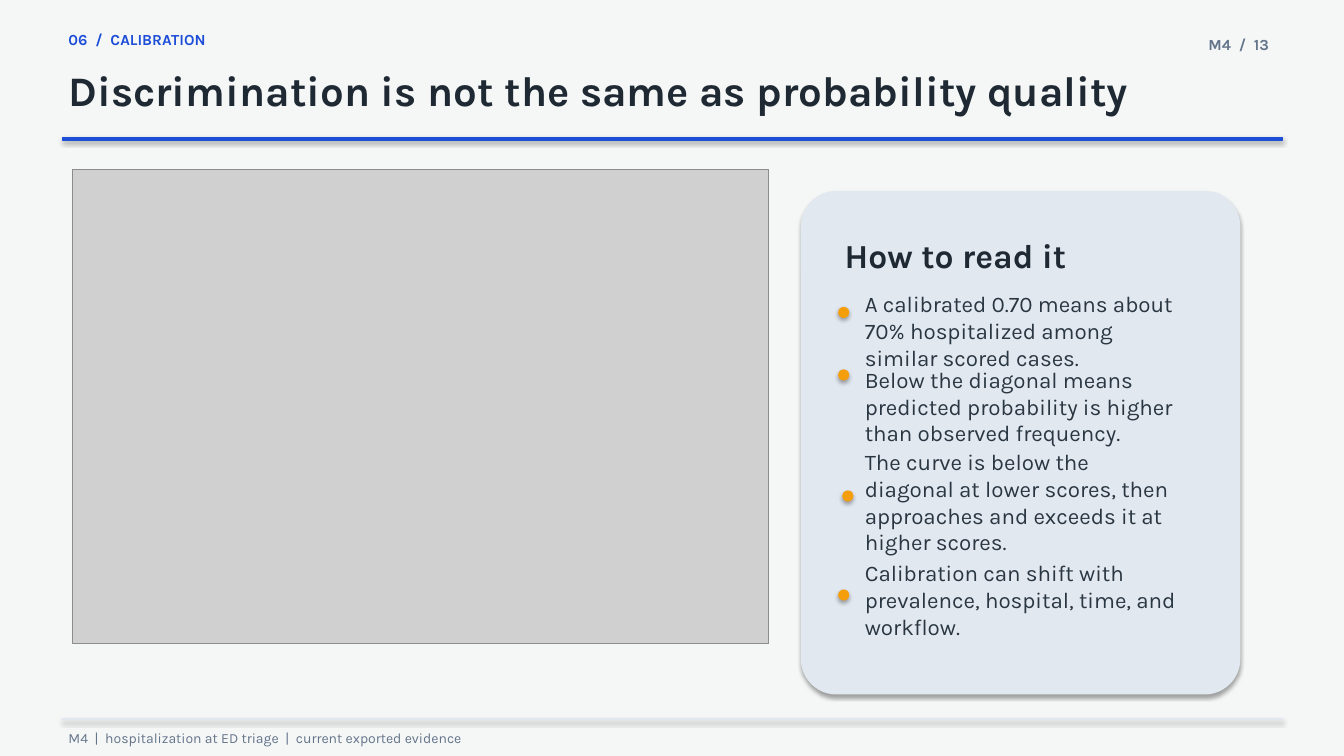
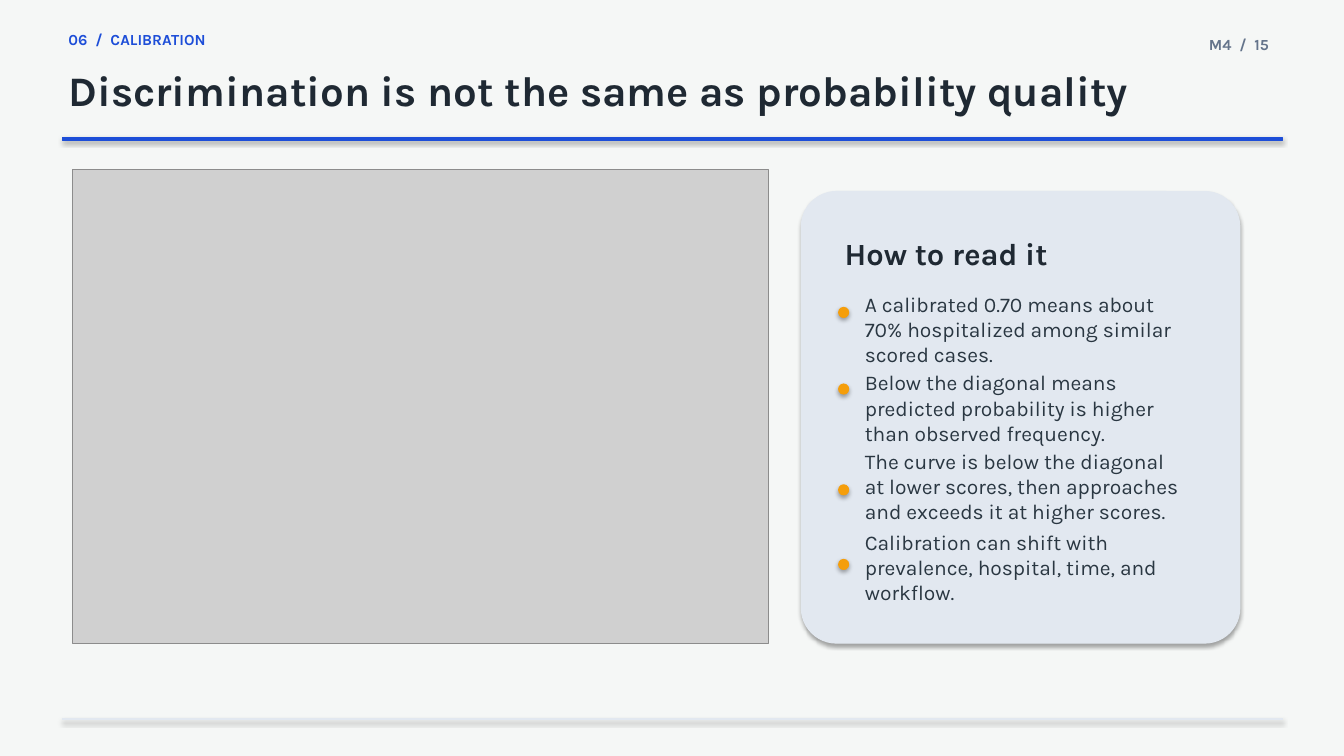
Before and after one commit to waziz786/MedML-toolbox, a slide deck: slide 15 of presentations/pptx/04_M4_Hospitalization_Analysis_Current_Evidence.pptx (slide 13 before the commit). Drawn at 1344x756 pixels with LibreOffice and Linux fonts; fonts in the diff are those of the drawing; grey boxes stand for pictures. Boxes give left, top, right and bottom in pixels: in the first picture for what was removed or moved away, otherwise in the second. Text is boxed around its words. In the diff, an @@ line names an element or a change of style, - is before the commit and + after.

```diff
--- a/presentations/pptx/04_M4_Hospitalization_Analysis_Current_Evidence.pptx
+++ b/presentations/pptx/04_M4_Hospitalization_Analysis_Current_Evidence.pptx
@@ text at box(1209, 40, 1268, 50): text changed @@
-M4 / 13
+M4 / 15
@@ rounded rectangle: place and size @@
-rounded rectangle at box(802, 192, 1240, 695)
+rounded rectangle at box(802, 192, 1240, 643)
@@ text "How to read it" at box(845, 243, 1047, 266): size 24 to 22 pt @@
@@ ellipse: place and size @@
-ellipse at box(839, 370, 849, 380)
+ellipse at box(839, 384, 849, 394)
@@ ellipse: place and size @@
-ellipse at box(843, 491, 853, 501)
+ellipse at box(839, 485, 849, 495)
@@ size 16 to 15 pt in 4 elements at box(865, 375, 1154, 446), box(865, 297, 1171, 362), box(865, 454, 1178, 524), box(865, 535, 1157, 600) @@
@@ text "Calibration can shift with prevalence, ...": place and size @@
-text "Calibration can shift with prevalence, ..." at box(865, 565, 1175, 635)
+text "Calibration can shift with prevalence, ..." at box(865, 535, 1157, 600)
@@ ellipse: place and size @@
-ellipse at box(839, 590, 849, 600)
+ellipse at box(839, 560, 849, 570)
@@ text removed at box(68, 733, 462, 747) @@
-M4 | hospitalization at ED triage | current exported evidence
```
Also in this commit, not shown: 18 other slides changed, 12 slides added, 23 other files.
